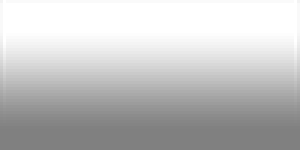
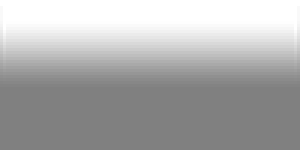
Comparing the layer stacks of the two w=300, h=150 images. Changes:
painted on "图层 1" over bbox(0, 0, 300, 126)
